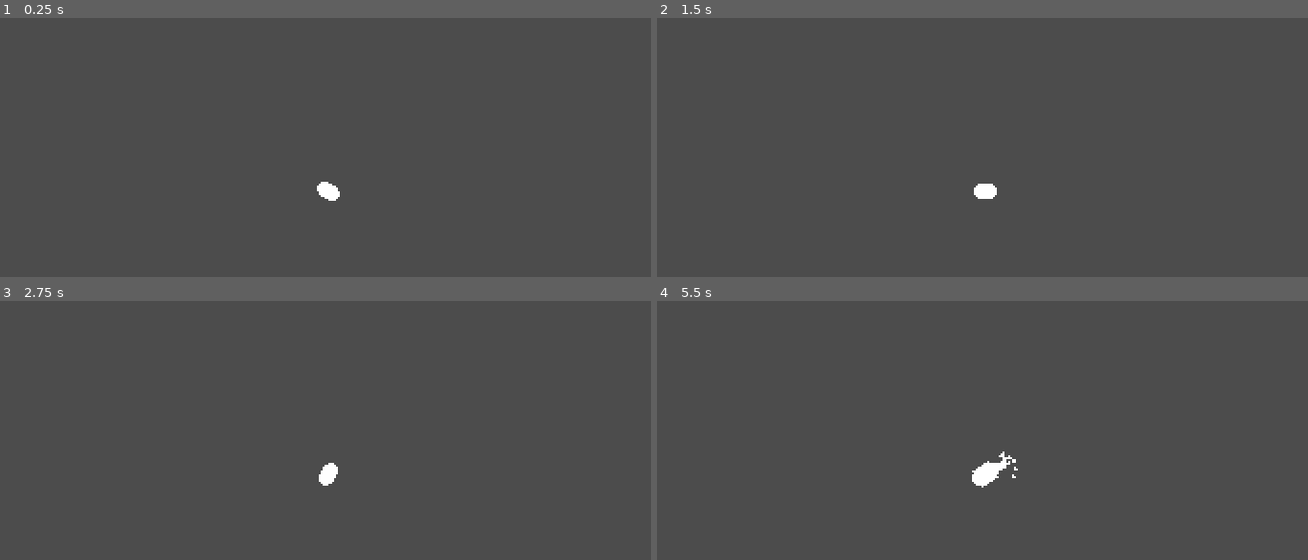
Above: before the commit, frames 1-4 (two rows, left to right).
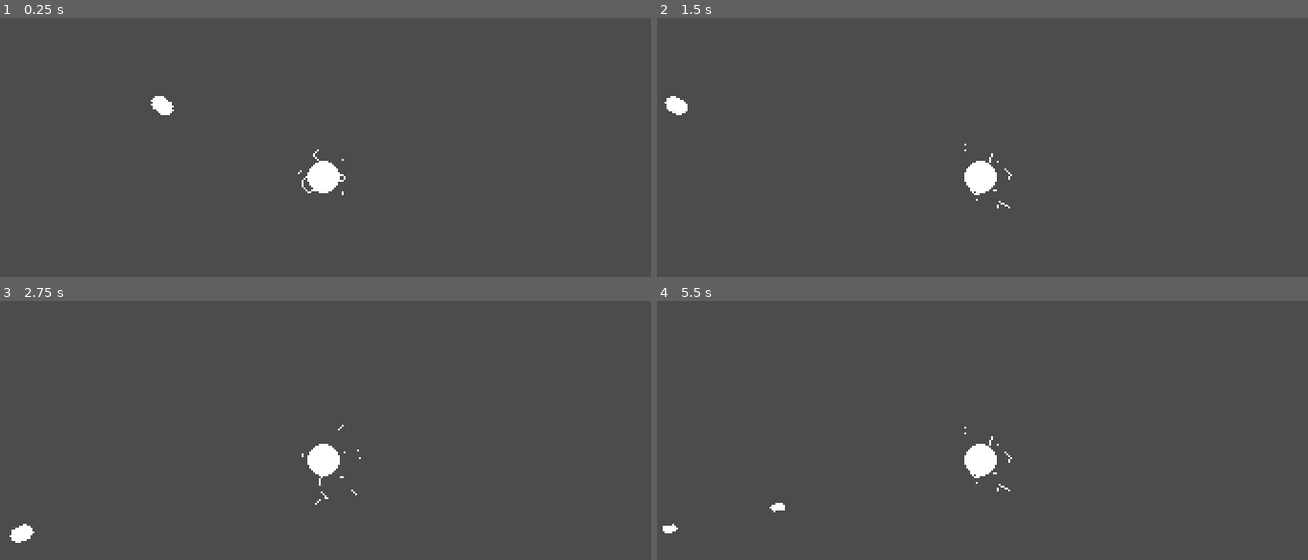
Above: after the commit, the same moments.

Repository: Nexe08/EnergySource
Game: Godot game, scene res://Main.tscn
The game is run twice, just before and just after one commit, with the same random seed, the same clock (stepped at 60 frames per second) and the same inputs.
Inputs (mouse positions are in pixels of both pictures, inside the frame that each line leads up to):
- Up to frame 1 (0.25 s): no input
- Up to frame 2 (1.5 s): move the mouse to (1125, 157) at 0.52 s; hold A (a) 0.53-1.28 s; tap D (d) at 0.8, 1.35 s; move the mouse to (852, 194) at 1.27 s
- Up to frame 3 (2.75 s): tap S (s) at 1.55 s; move the mouse to (390, 376) at 2.02 s; hold S (s) from 2.03 s (still down); tap W (w) at 2.3 s
- Up to frame 4 (5.5 s): move the mouse to (949, 534) at 2.77 s; release S (s) at 2.78 s; tap W (w) at 2.85, 5.3 s; tap A (a) at 3.05 s; move the mouse to (1177, 515) at 3.52 s; hold A (a) 3.53-4.28 s; tap D (d) at 3.8, 4.35 s; move the mouse to (787, 402) at 4.27 s; tap S (s) at 4.55 s; move the mouse to (1015, 458) at 5.02 s; press the mouse at (1015, 458) at 5.03 s

The runs differ from the first frame. In frame 1, 0.7% of the frame differs, in the area x 23-54%, y 30-71%; in frame 2, 0.7%; in frame 3, 0.7%; in frame 4, 0.8%, in the area x 0-56%, y 48-90%.

Commit message:
Reworked: camera shake.

Diff:
--- a/Autoload/global.gd
+++ b/Autoload/global.gd
@@ -1,9 +1,11 @@
 extends Node
 # global
 
-var main: Node2D
+var current_camera
+var main
+var player
 
 var player_bullet_path: PackedScene = preload("res://Projectile/PlayerBullet.tscn")
 
 func screen_shake(i, d):
-    main.screen_shake(i, d)
+    current_camera.screen_shake(i, d)
--- /dev/null
+++ b/Camera/Camera.tscn
@@ -0,0 +1,8 @@
+[gd_scene load_steps=2 format=2]
+
+[ext_resource path="res://Camera/script/Camera.gd" type="Script" id=1]
+
+[node name="Camera" type="Camera2D"]
+anchor_mode = 0
+current = true
+script = ExtResource( 1 )
--- /dev/null
+++ b/Camera/script/Camera.gd
@@ -0,0 +1,28 @@
+extends Camera2D
+# camera
+
+var screen_shake_intencity: float = 0
+var screen_shake_duration: float = 0
+
+
+func _ready() -> void:
+    randomize()
+    global.current_camera = self
+
+
+func _process(delta: float) -> void:
+    if screen_shake_duration <= 0:
+        offset = Vector2.ZERO
+        screen_shake_intencity = 0
+        screen_shake_duration = 0
+        return
+
+    screen_shake_duration -= delta
+
+    offset = Vector2(randf(), randf()) * screen_shake_intencity
+
+
+func screen_shake(intencity, duration):
+    if intencity > screen_shake_intencity and duration > screen_shake_duration:
+        screen_shake_intencity = intencity
+        screen_shake_duration = duration
--- /dev/null
+++ b/Core/Core.tscn
@@ -0,0 +1,33 @@
+[gd_scene load_steps=4 format=2]
+
+[ext_resource path="res://Core/script/core.gd" type="Script" id=1]
+[ext_resource path="res://Core/texture/core_source.png" type="Texture" id=2]
+
+[sub_resource type="Animation" id=1]
+resource_name = "default"
+loop = true
+tracks/0/type = "value"
+tracks/0/path = NodePath("Sprite:frame")
+tracks/0/interp = 1
+tracks/0/loop_wrap = false
+tracks/0/imported = false
+tracks/0/enabled = true
+tracks/0/keys = {
+"times": PoolRealArray( 0, 1 ),
+"transitions": PoolRealArray( 1, 1 ),
+"update": 0,
+"values": [ 0, 11 ]
+}
+
+[node name="Core" type="Node2D"]
+script = ExtResource( 1 )
+
+[node name="Sprite" type="Sprite" parent="."]
+texture = ExtResource( 2 )
+hframes = 4
+vframes = 3
+frame = 5
+
+[node name="AnimationPlayer" type="AnimationPlayer" parent="."]
+autoplay = "default"
+anims/default = SubResource( 1 )
--- /dev/null
+++ b/Core/script/core.gd
@@ -0,0 +1,2 @@
+extends Node2D
+#  core
--- a/Main.tscn
+++ b/Main.tscn
@@ -1,10 +1,17 @@
-[gd_scene load_steps=3 format=2]
+[gd_scene load_steps=5 format=2]
 
 [ext_resource path="res://Player/Player.tscn" type="PackedScene" id=1]
 [ext_resource path="res://main.gd" type="Script" id=2]
+[ext_resource path="res://Core/Core.tscn" type="PackedScene" id=3]
+[ext_resource path="res://Camera/Camera.tscn" type="PackedScene" id=4]
 
 [node name="Main" type="Node2D"]
 script = ExtResource( 2 )
 
+[node name="Camera" parent="." instance=ExtResource( 4 )]
+
+[node name="Core" parent="." instance=ExtResource( 3 )]
+position = Vector2( 170, 100 )
+
 [node name="Player" parent="." instance=ExtResource( 1 )]
-position = Vector2( 172, 108 )
+position = Vector2( 85, 63 )
--- a/Player/Script/playerMovementComponent.gd
+++ b/Player/Script/playerMovementComponent.gd
@@ -1,14 +1,17 @@
 extends Node2D
 # Player Movement Component
 
-export (NodePath) var root_parent = ".."
 export (float) var speed = 120
 export (float) var acceleration = .27
 
-onready var parent = get_node(root_parent)
+onready var parent = get_parent()
 
 
 var direction := Vector2.ZERO
+
+
+func _ready() -> void:
+    global.player = parent
 
 
 func _update(_delta: float) -> void:
--- a/main.gd
+++ b/main.gd
@@ -1,31 +1,5 @@
 extends Node2D
 # main
 
-var screen_shake_intencity: float = 0
-var screen_shake_duration: float = 0
-
-
 func _ready() -> void:
-    randomize()
     global.main = self
-
-
-func _process(delta: float) -> void:
-    print(screen_shake_duration)
-    if screen_shake_duration <= 0:
-        global_position = Vector2.ZERO
-        screen_shake_intencity = 0
-        screen_shake_duration = 0
-        return
-
-    screen_shake_duration -= delta
-
-    global_position = Vector2(randf(), randf()) * screen_shake_intencity
-
-#    global_position = Vector2(sin(OS.get_ticks_msec() * .03). sin(OS.get_ticks_msec() * .07)) * screen_shake_intencity * .5
-
-
-func screen_shake(intencity, duration):
-    if intencity > screen_shake_intencity and duration > screen_shake_duration:
-        screen_shake_intencity = intencity
-        screen_shake_duration = duration
Binary file added: Core/texture/core_source.png
Not shown, changed: .gitignore
